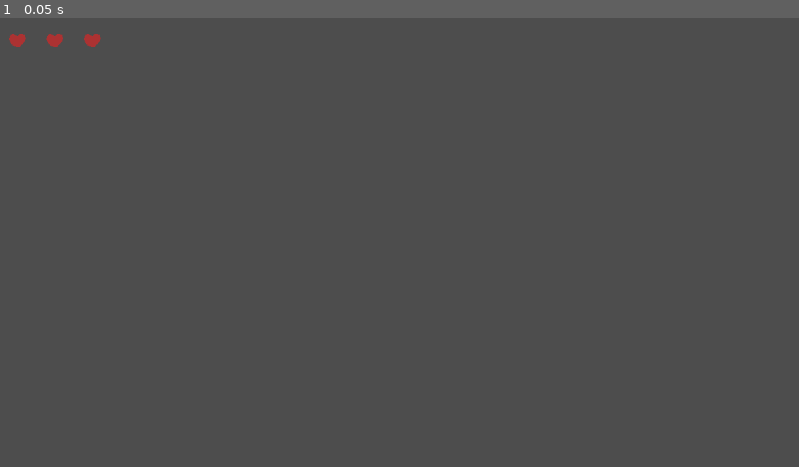
Above: before the commit, frame 1.
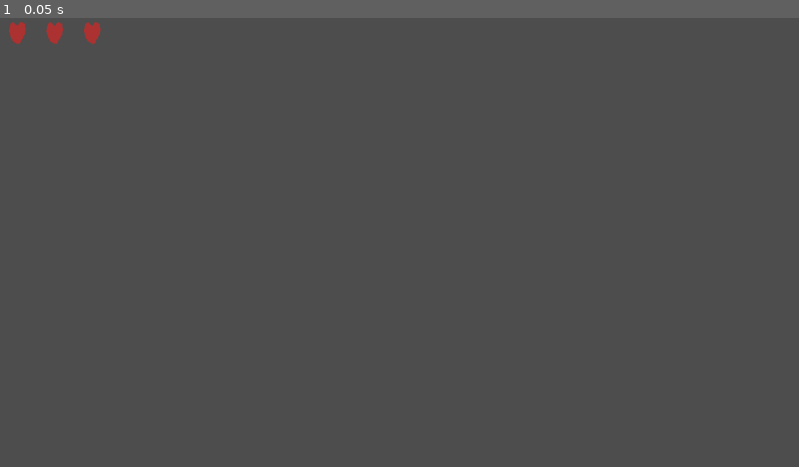
Above: after the commit, the same moment.

Repository: SwizzCheese/UTGameJam2026
Game: Godot game, scene res://Scenes/Health.tscn
Two runs of this game, one before a commit and one after it. Both use one fixed random seed, a clock stepped at 60 frames per second and the inputs below. The project has no main scene, so this scene is started directly.
Inputs:
- Up to frame 1 (0.05 s): no input

The runs differ from the first frame. In frame 1, 0.2% of the frame differs, in the area x 1-13%, y 0-7%.

Commit message:
aaaaa
aaaaaaa

Diff:
--- a/Scenes/Health.tscn
+++ b/Scenes/Health.tscn
@@ -5,19 +5,22 @@
 
 [node name="Health" type="Node2D" unique_id=802376835]
 
-[node name="HBoxContainer" type="HBoxContainer" parent="." unique_id=1605089309]
-offset_right = 40.0
-offset_bottom = 40.0
+[node name="Health" type="CanvasLayer" parent="." unique_id=1732881610]
+
+[node name="HBoxContainer" type="HBoxContainer" parent="Health" unique_id=1605089309]
+offset_top = -31.0
+offset_right = 296.0
+offset_bottom = 50.0
 script = ExtResource("1_2docl")
 
-[node name="Heart" type="TextureRect" parent="HBoxContainer" unique_id=904494156]
+[node name="Heart" type="TextureRect" parent="Health/HBoxContainer" unique_id=904494156]
 layout_mode = 2
 texture = ExtResource("2_3e1s5")
 
-[node name="Heart2" type="TextureRect" parent="HBoxContainer" unique_id=731122612]
+[node name="Heart2" type="TextureRect" parent="Health/HBoxContainer" unique_id=731122612]
 layout_mode = 2
 texture = ExtResource("2_3e1s5")
 
-[node name="Heart3" type="TextureRect" parent="HBoxContainer" unique_id=1812133854]
+[node name="Heart3" type="TextureRect" parent="Health/HBoxContainer" unique_id=1812133854]
 layout_mode = 2
 texture = ExtResource("2_3e1s5")
--- /dev/null
+++ b/Scenes/Spells.tscn
@@ -0,0 +1,3 @@
+[gd_scene format=3 uid="uid://denx065volq21"]
+
+[node name="Spells" type="Node2D" unique_id=1598564330]
--- a/Scripts/HeartHealth.gd
+++ b/Scripts/HeartHealth.gd
@@ -10,7 +10,12 @@
 var Health = 3
 var heartz : Array[TextureRect] = [$Heart,$Heart2,$Heart3]
 
+func _input(event: InputEvent) -> void:
+	if event.is_action_pressed("add_heart"):
+		playerrep(1)
 
+	if event.is_action_pressed("removehart"):
+		playerhurt(1)
 
 
 
@@ -18,14 +23,17 @@
 
 
 func playerhurt(lost: int):
+	#loses health
 	for loop: int in Health-lost:
 		heartz[Health-lost].visible = 1 < Health
 		Health -= 1
 func playerrep(rep: int):
+	#replinishes health
 	for loop: int in Health+rep:
 		heartz[Health+rep].visible = 1 >Health
 		Health += 1
 
 func respawnz():
+	#respawns all the health back
 	for Health in heartz:
 		heartz[Health].visible
